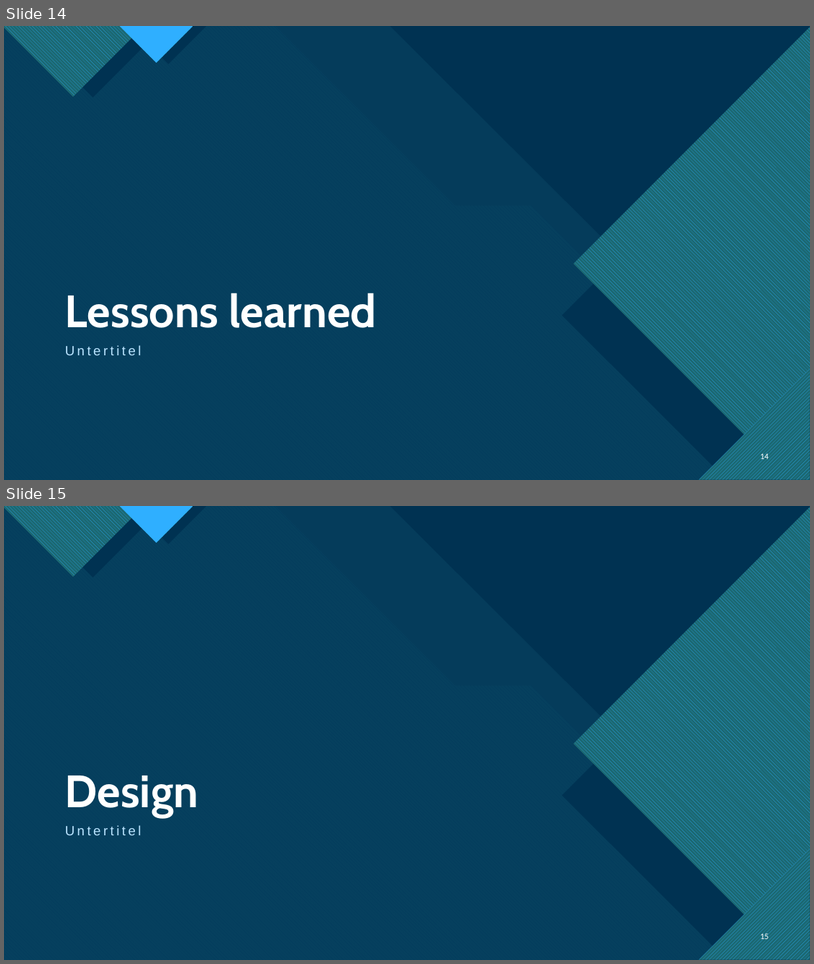
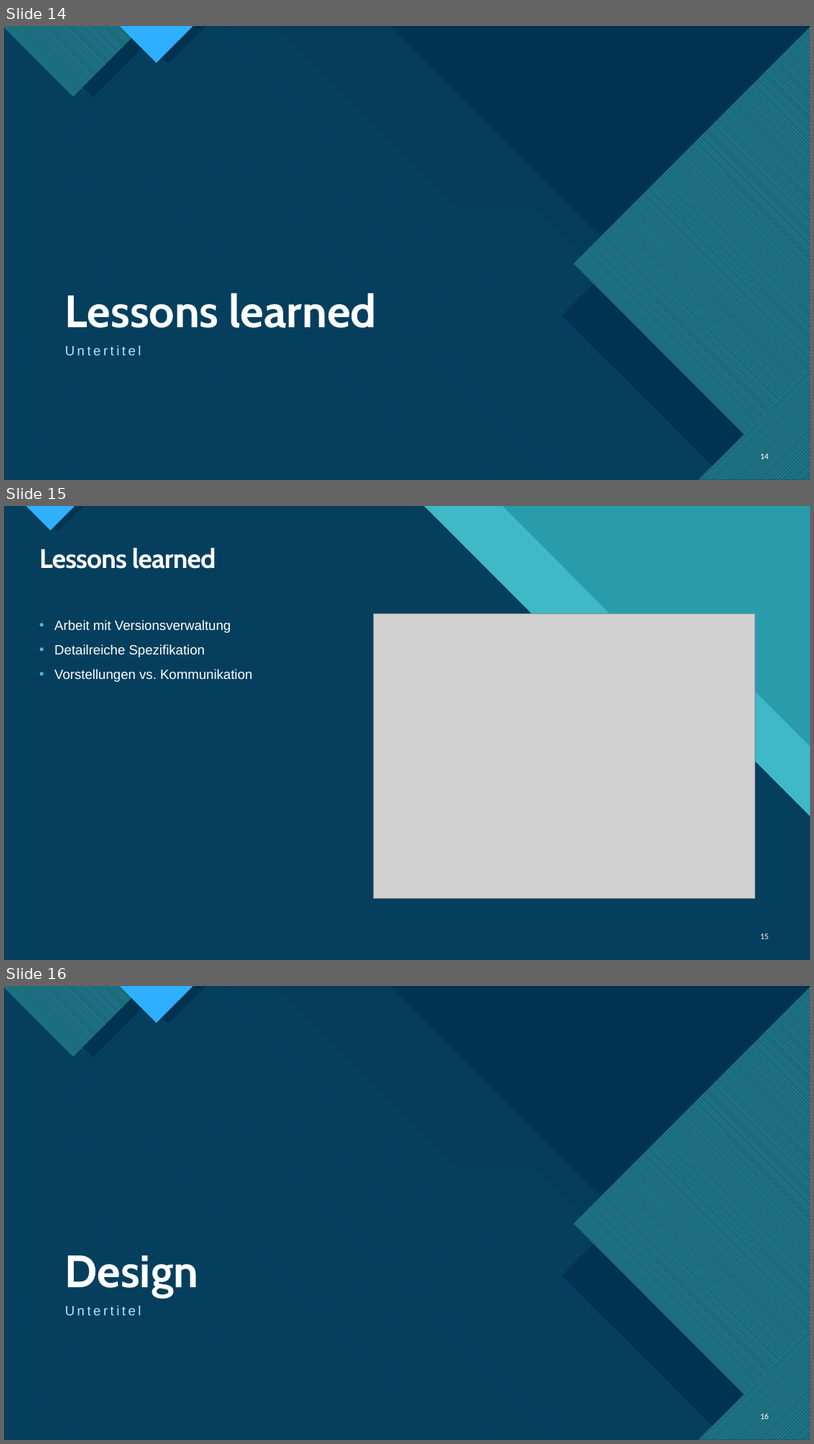
Before and after one commit to TietoLP/IU-Kochbuch, a slide deck: Fallstudie_Kochbuch.pptx. Shown one above the other, each under a label of ours: slides 14 and 15 before the commit, slides 14, 15 and 16 after it. The pictures are 814x964 and 814x1444 pixels, drawn with LibreOffice and Linux fonts; fonts in the diff are those of the drawing; grey boxes stand for pictures. Boxes give left, top, right and bottom in pixels: in the first picture for what was removed or moved away, otherwise in the second. Text is boxed around its words. In the diff, an @@ line names an element or a change of style, - is before the commit and + after.

Commit message:
lessons learned ergänzt

```diff
--- a/Fallstudie_Kochbuch.pptx
+++ b/Fallstudie_Kochbuch.pptx
@@ slide 15 added at <box>4,506,810,960</box>, background #47C3D3; not listed: 11 template elements that a slide beside it also shows @@
@@ rectangle added at <box>4,506,810,960</box>, fill #299CAB @@
@@ rectangle added at <box>4,506,810,960</box>, fill #299CAB @@
@@ freeform shape added at <box>4,506,810,960</box>, fill #47C3D3 at 74% opacity @@
@@ title added at <box>39,548,216,569</box>, 32 pt, text #FFFFFF, bold @@
+Lessons learned
@@ text added at <box>54,620,252,682</box>, 16 pt, text #FFFFFF @@
+• Arbeit mit Versionsverwaltung
+• Detailreiche Spezifikation
+• Vorstellungen vs. Kommunikation
@@ picture added at <box>374,614,756,898</box> @@
@@ page number added at <box>761,933,769,939</box>, 10 pt, text #FFFFFF @@
+15
@@ what was slide 15 is now slide 16 @@
@@ page number at <box>761,1413,769,1419</box>: text changed @@
-15
+16
```
Also in this commit, not shown: 2 other files.
